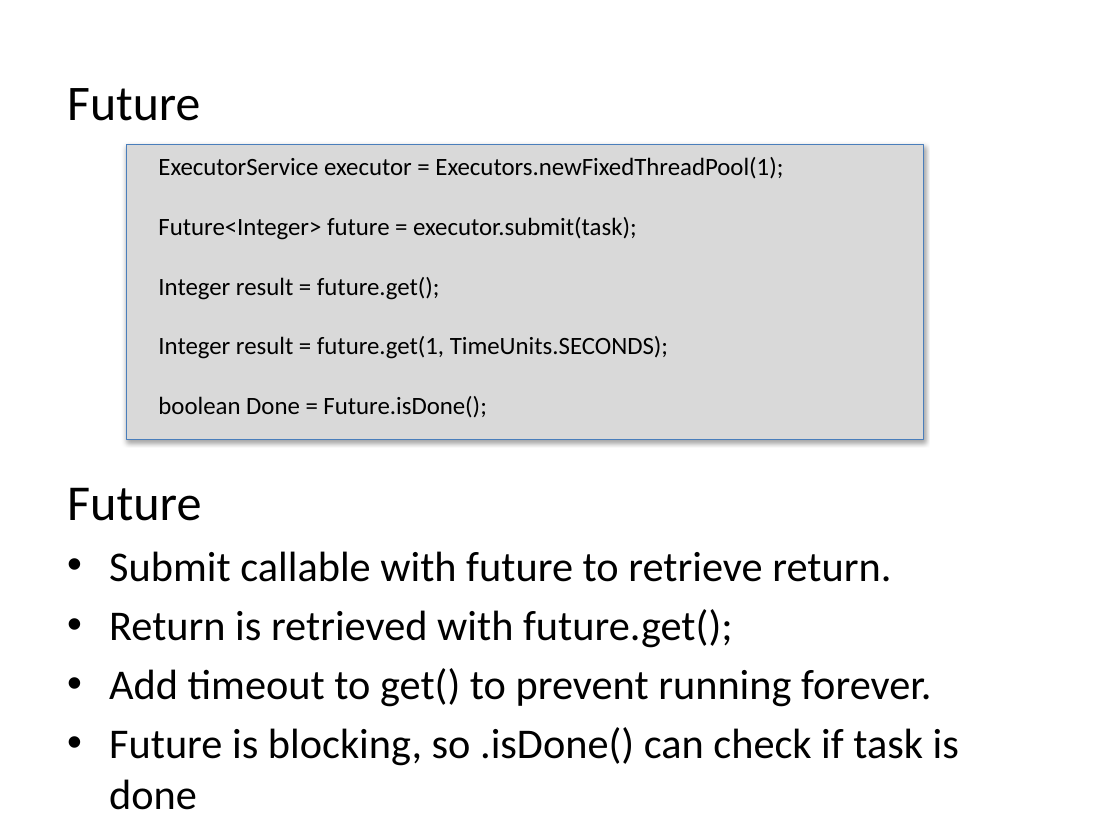
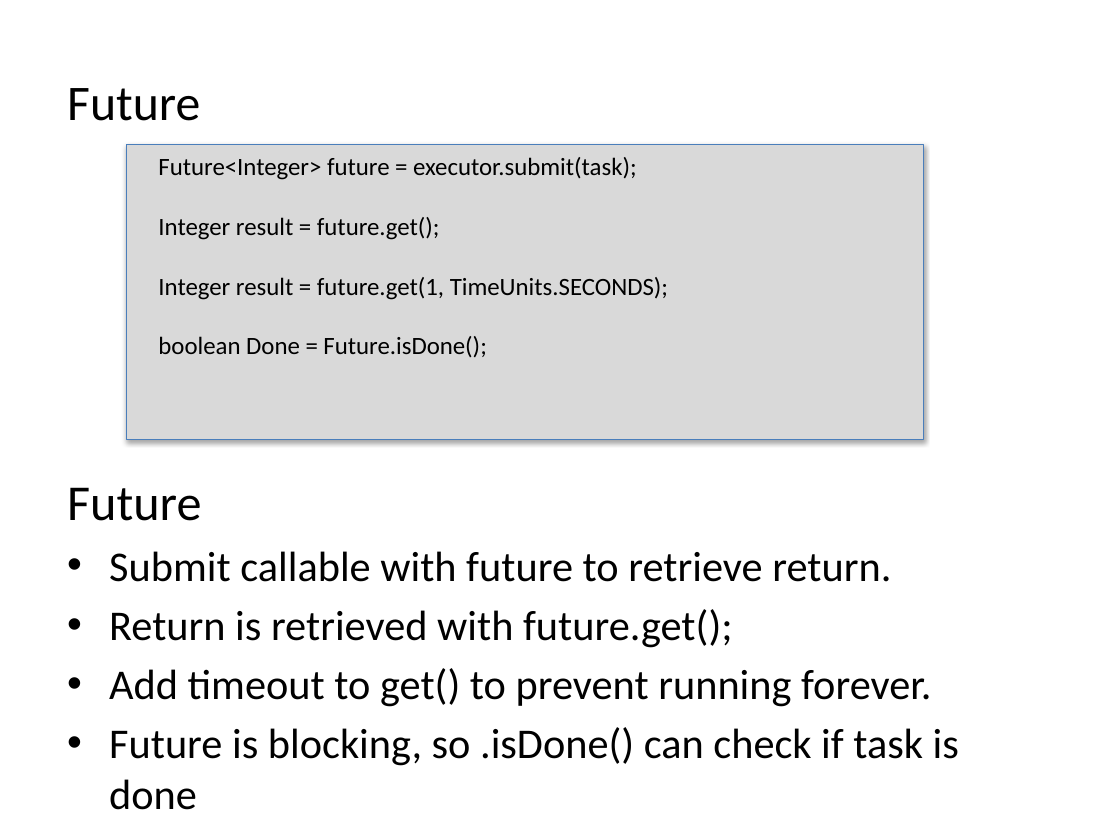
Before and after one commit to Moldenhauer-Rebecca/CIT360-Group2, a slide deck: slide 17 of ThreadsRunnablesExecutors.pptx (slide 16 before the commit). Drawn at 1120x840 pixels with LibreOffice and Linux fonts; fonts in the diff are those of the drawing. Boxes give left, top, right and bottom in pixels: in the first picture for what was removed or moved away, otherwise in the second. Text is boxed around its words. In the diff, an @@ line names an element or a change of style, - is before the commit and + after.

Commit message:
Update Threading Powerpoint

```diff
--- a/ThreadsRunnablesExecutors.pptx
+++ b/ThreadsRunnablesExecutors.pptx
@@ text at [158, 157, 783, 179]: paragraph removed @@
-ExecutorService executor = Executors.newFixedThreadPool(1);
```
Also in this commit, not shown: 5 other slides changed, 3 slides added, 3 slides removed.
